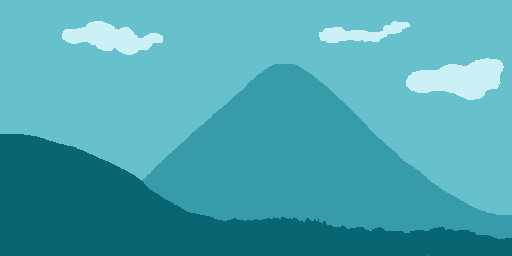
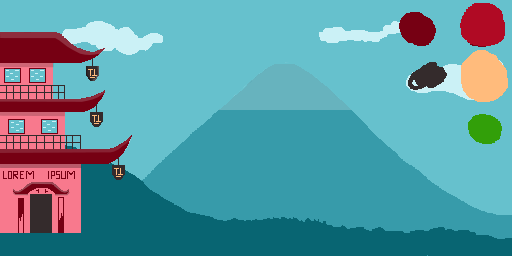
Layered file, before and after one edit (512x256). Changes by layer:
added layer "Вікно2" above "Вікно 3" over [8, 119, 25, 134]
added layer "Вікно 3" above "Вікно1" over [3, 68, 75, 179]
added layer "Вікно1" above "Hue/Saturation 17" over [9, 119, 58, 134]
added layer "світильник 3" above "Layer 5" over [112, 157, 125, 180]
added layer "Layer 5" above "свіитльник 1" over [90, 104, 103, 127]
added layer "свіитльник 1" above "Двері" over [86, 58, 99, 81]
added layer "Двері" above "Пирила" over [13, 104, 97, 233]
added layer "Пирила" above "Hue/Saturation 13" over [0, 62, 447, 233]
added layer "Дах" above "Hue/Saturation 10" over [0, 32, 132, 164]
added layer "Стіни" above "Layer 4" over [0, 48, 81, 233]
added layer "Layer 4" above "Hue/Saturation 3" over [399, 3, 508, 144]
